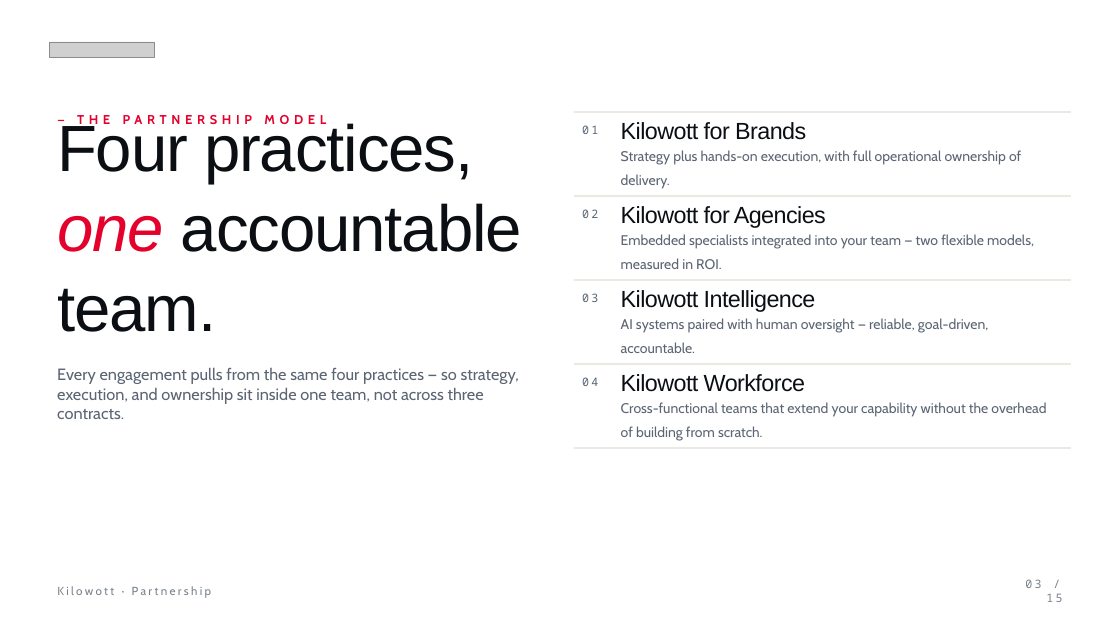
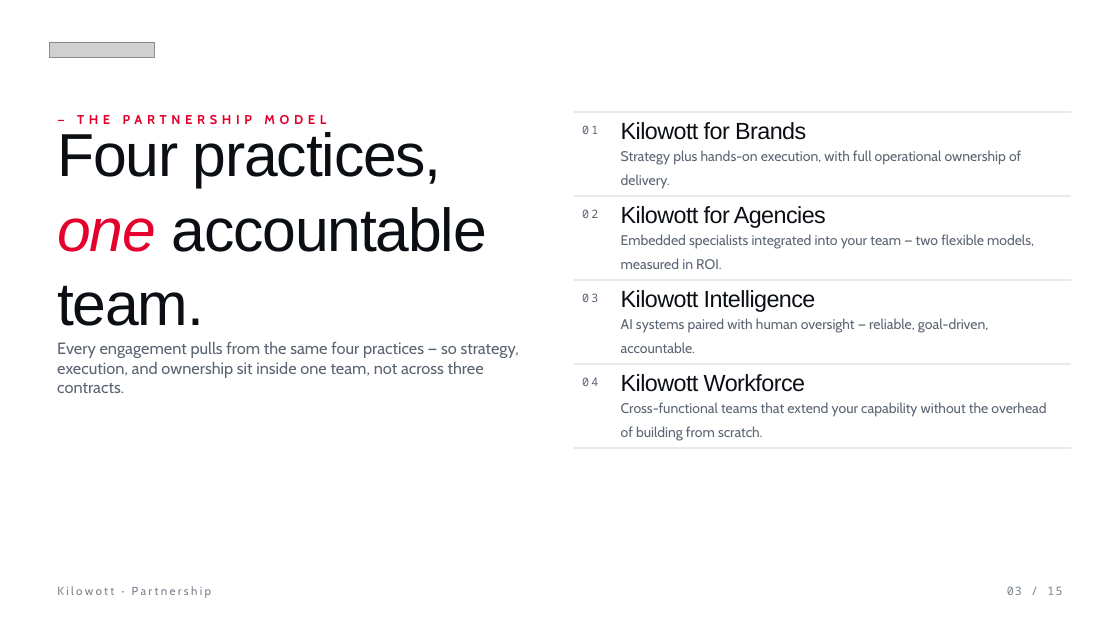
Before and after one commit to zoeytad/kilowott-design-system, a slide deck: slide 3 of project/downloads/kilowott-deck-template.pptx. Drawn at 1120x630 pixels with LibreOffice and Linux fonts; fonts in the diff are those of the drawing; grey boxes stand for pictures. Boxes give left, top, right and bottom in pixels: in the first picture for what was removed or moved away, otherwise in the second. Text is boxed around its words. In the diff, an @@ line names an element or a change of style, - is before the commit and + after.

```diff
--- a/project/downloads/kilowott-deck-template.pptx
+++ b/project/downloads/kilowott-deck-template.pptx
@@ text "Four practices, one accountable team.": place and size @@
-text "Four practices, one accountable team." at bbox=[57, 120, 522, 332]
+text "Four practices, one accountable team." at bbox=[57, 132, 487, 326]
@@ text "Four practices, one accountable team." at bbox=[57, 132, 487, 326]: size 56 to 52 pt; vertical alignment middle to top @@
@@ text "Every engagement pulls from the ...": place and size @@
-text "Every engagement pulls from the ..." at bbox=[57, 367, 519, 419]
+text "Every engagement pulls from the ..." at bbox=[57, 341, 519, 393]
@@ text "03 / 15": place and size @@
-text "03 / 15" at bbox=[1025, 579, 1062, 602]
+text "03 / 15" at bbox=[1007, 586, 1062, 595]
@@ text "03 / 15" at bbox=[1007, 586, 1062, 595]: letter spacing 2 to 1 pt @@
```
Also in this commit, not shown: 14 other slides changed.
